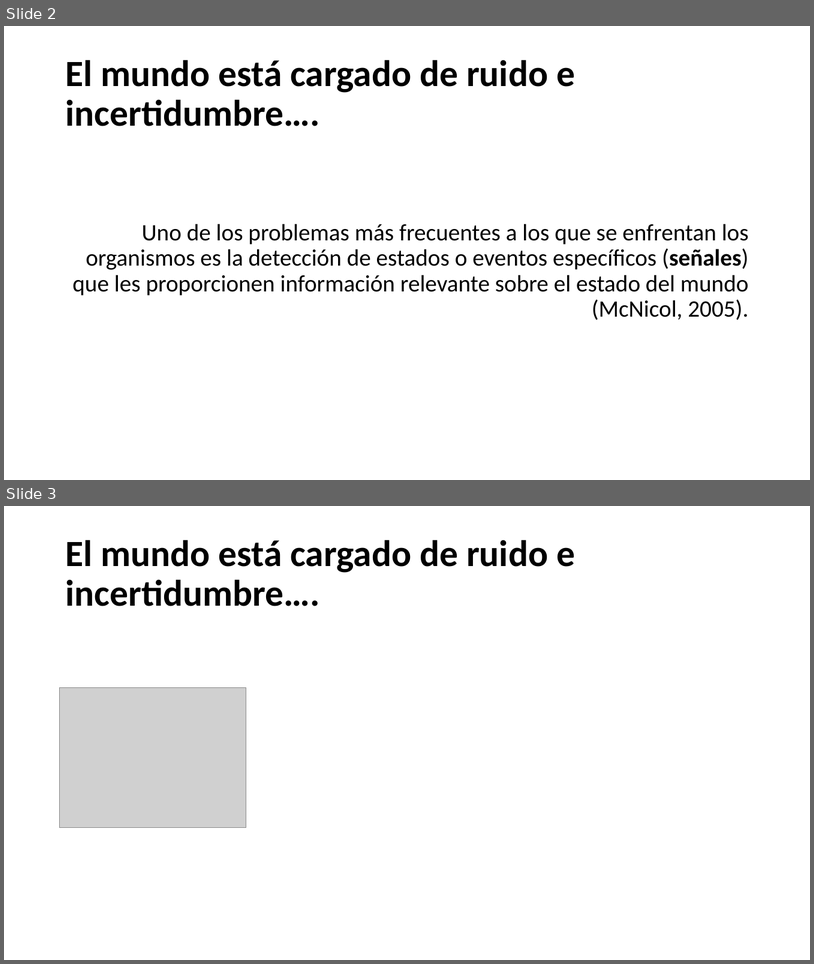
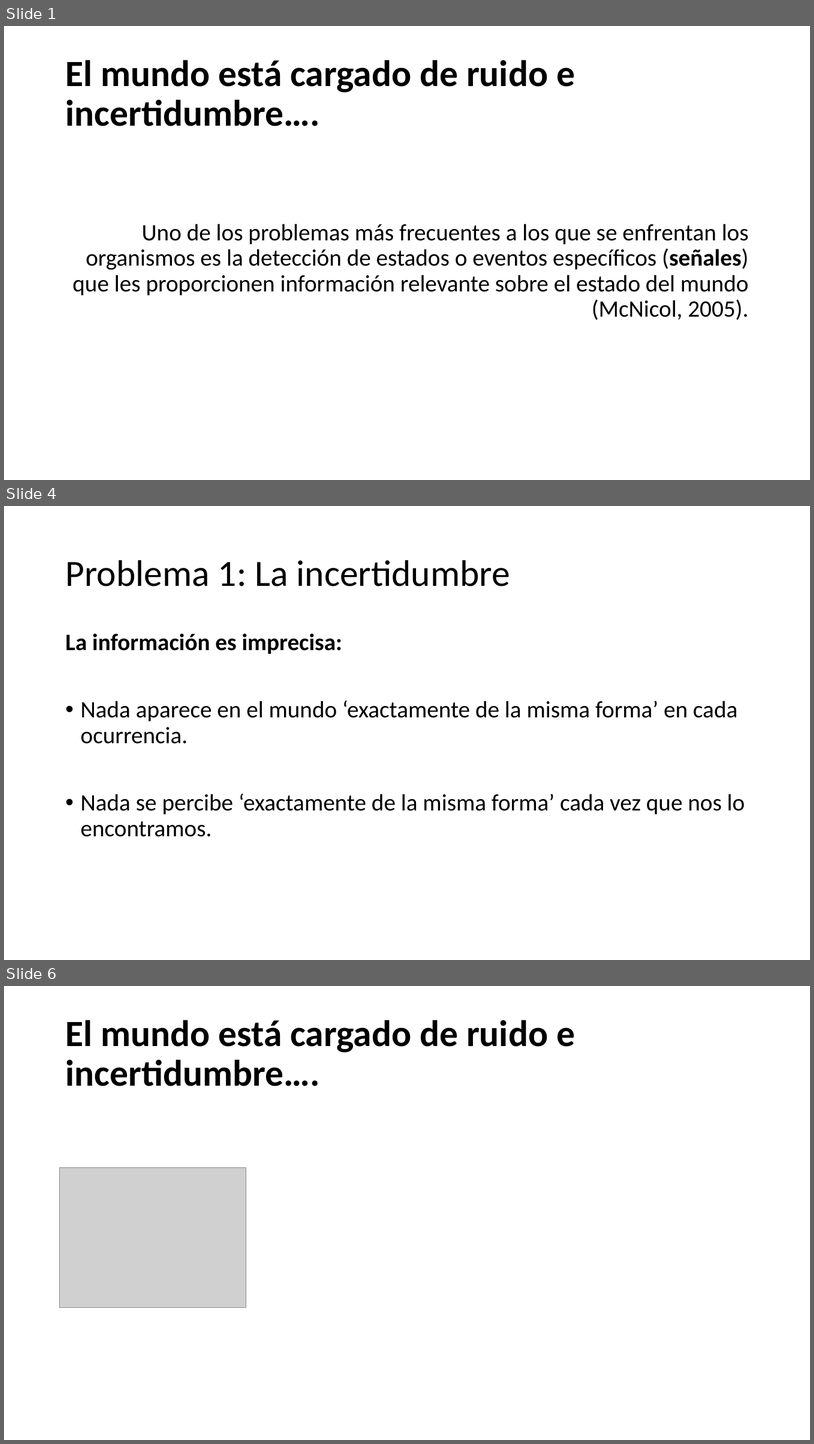
Before and after one commit to Adrifelcha/Adrifelcha, a slide deck: Tesis/Presentaciones/AMC_TDS.pptx. Shown one above the other, each under a label of ours: slides 2 and 3 before the commit, slides 1, 4 and 6 after it; the slides between them are not shown. The pictures are 814x964 and 814x1444 pixels, drawn with LibreOffice and Linux fonts; fonts in the diff are those of the drawing; grey boxes stand for pictures. Boxes give left, top, right and bottom in pixels: in the first picture for what was removed or moved away, otherwise in the second. Text is boxed around its words. In the diff, an @@ line names an element or a change of style, - is before the commit and + after.

```diff
--- a/Tesis/Presentaciones/AMC_TDS.pptx
+++ b/Tesis/Presentaciones/AMC_TDS.pptx
@@ slide 4 added at (4,506,810,960), background #FFFFFF @@
@@ title added at (65,560,510,586), 44 pt, text #000000 @@
+Problema 1: La incertidumbre
@@ text added at (65,633,746,837), 28 pt, text #000000 @@
+La información es imprecisa:
+• Nada aparece en el mundo ‘exactamente de la misma forma’ en cada ocurrencia.
+• Nada se percibe ‘exactamente de la misma forma’ cada vez que nos lo encontramos.
@@ what was slide 2 is now slide 1 @@
@@ what was slide 3 is now slide 6 @@
```
Also in this commit, not shown: 11 other slides added, 1 slide removed, 1 other file.
